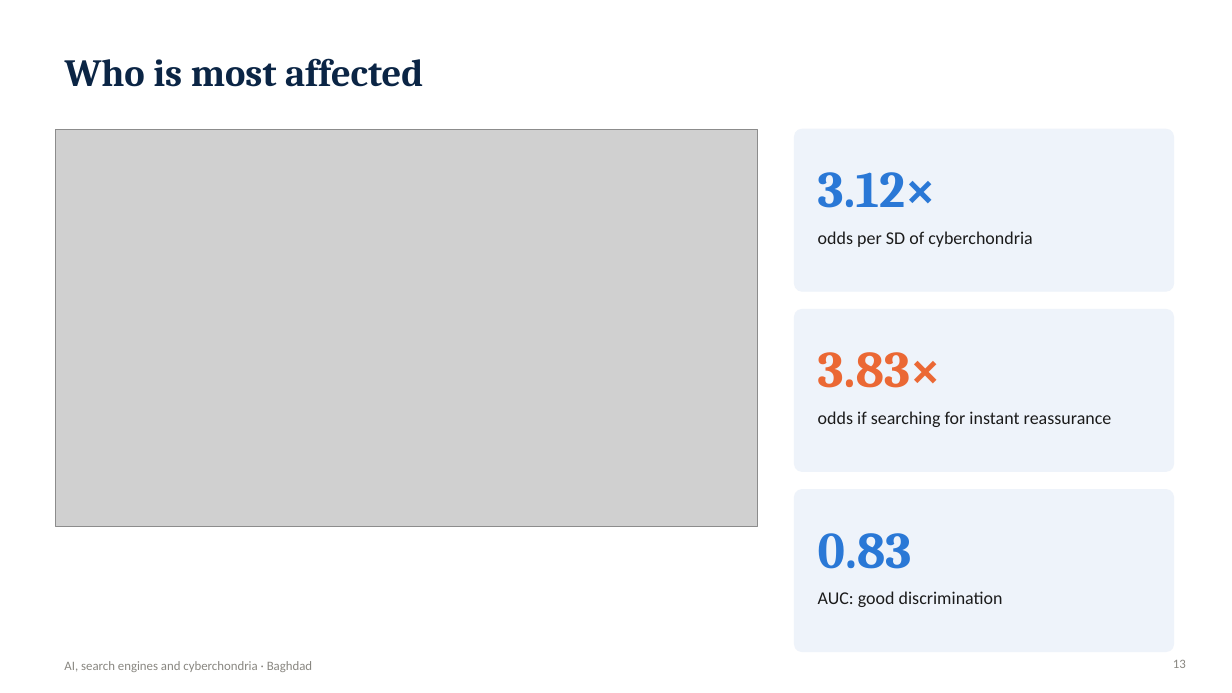
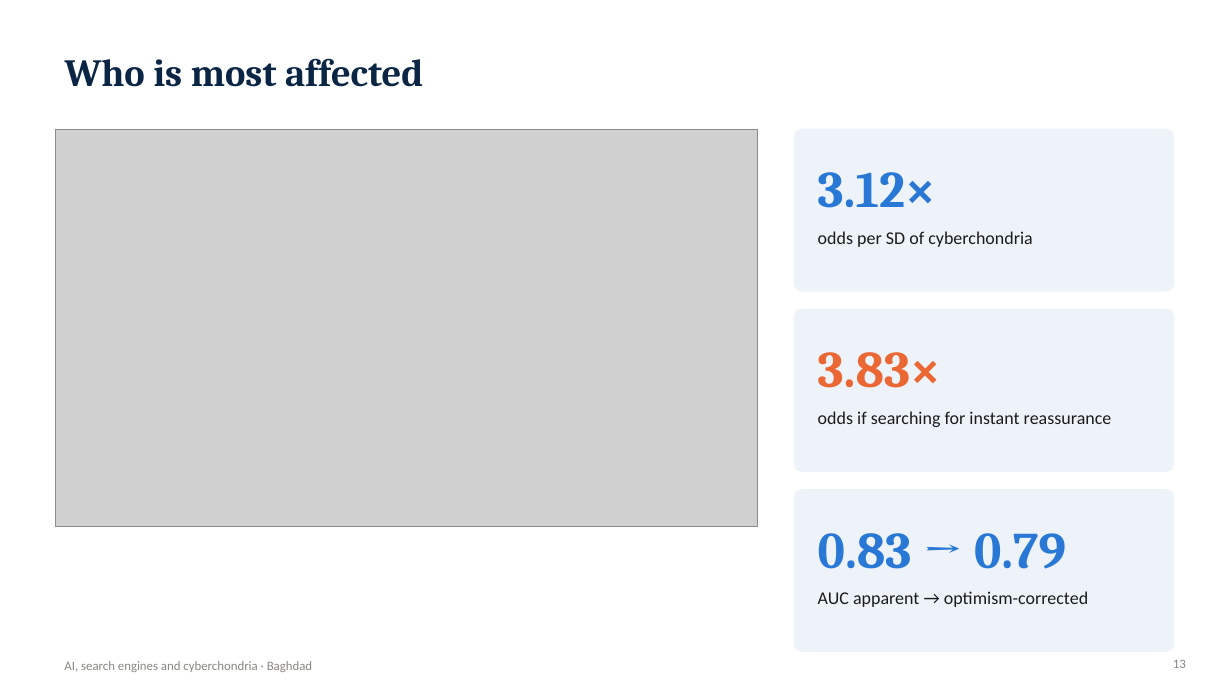
Before and after one commit to Yaseen279/History-Exam, a slide deck: slide 13 of research/output/study/Defence_Presentation.pptx. Drawn at 1232x693 pixels with LibreOffice and Linux fonts; fonts in the diff are those of the drawing; grey boxes stand for pictures. Boxes give left, top, right and bottom in pixels: in the first picture for what was removed or moved away, otherwise in the second. Text is boxed around its words. In the diff, an @@ line names an element or a change of style, - is before the commit and + after.

```diff
--- a/research/output/study/Defence_Presentation.pptx
+++ b/research/output/study/Defence_Presentation.pptx
@@ text at (818, 533, 1066, 569): text changed @@
-0.83
+0.83 → 0.79
@@ text at (818, 591, 1088, 607): text changed @@
-AUC: good discrimination
+AUC apparent → optimism-corrected
```
Also in this commit, not shown: 7 other slides changed, 14 other files.
